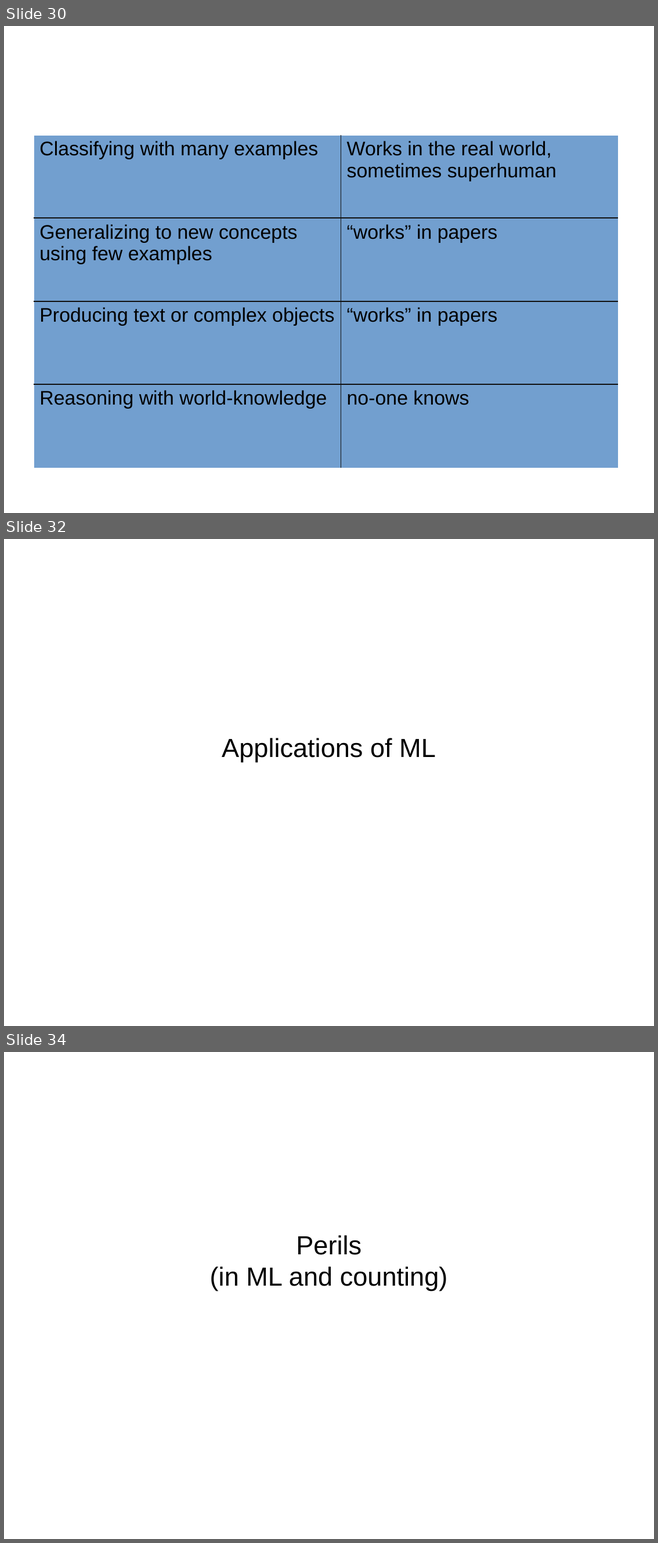
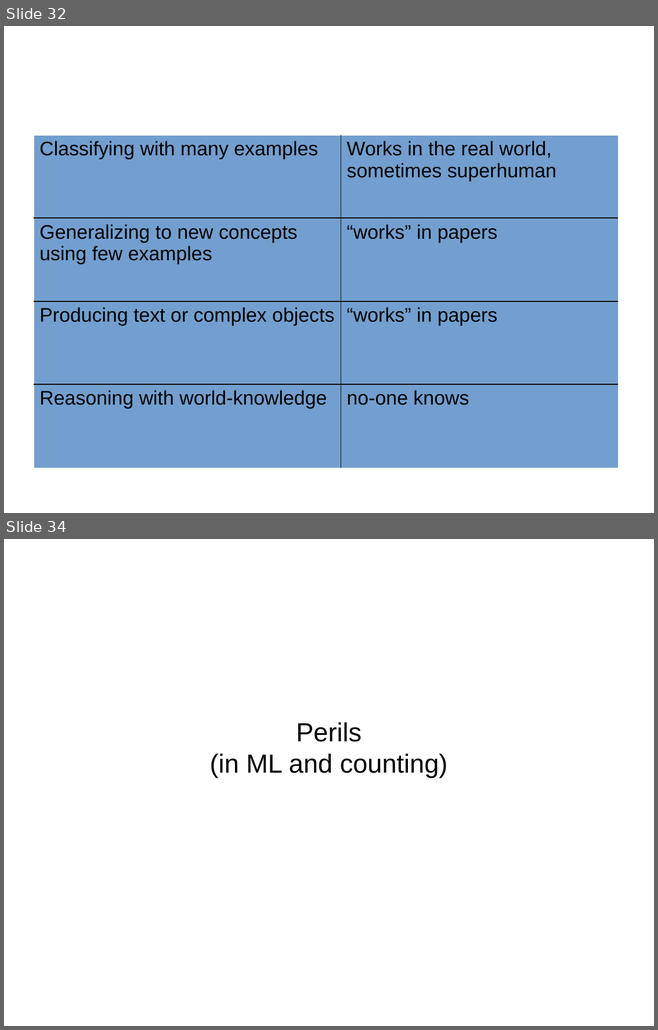
Before and after one commit to amueller/talks_odt, a slide deck: 2017/promises_and_perils_pyparis.odp. Shown one above the other, each under a label of ours: slides 30, 32 and 34 before the commit, slides 32 and 34 after it; the slides between them are not shown. The pictures are 658x1543 and 658x1030 pixels, drawn with LibreOffice and Linux fonts; fonts in the diff are those of the drawing. Boxes give left, top, right and bottom in pixels: in the first picture for what was removed or moved away, otherwise in the second. Text is boxed around its words. In the diff, an @@ line names an element or a change of style, - is before the commit and + after.

```diff
--- a/2017/promises_and_perils_pyparis.odp
+++ b/2017/promises_and_perils_pyparis.odp
@@ slide 32 removed at box(4, 539, 654, 1026), background #FFFFFF @@
@@ subtitle removed at box(221, 738, 436, 762) @@
-Applications of ML
@@ what was slide 30 is now slide 32 @@
```
Also in this commit, not shown: 5 slides changed, 7 slides added, 4 other slides removed.
